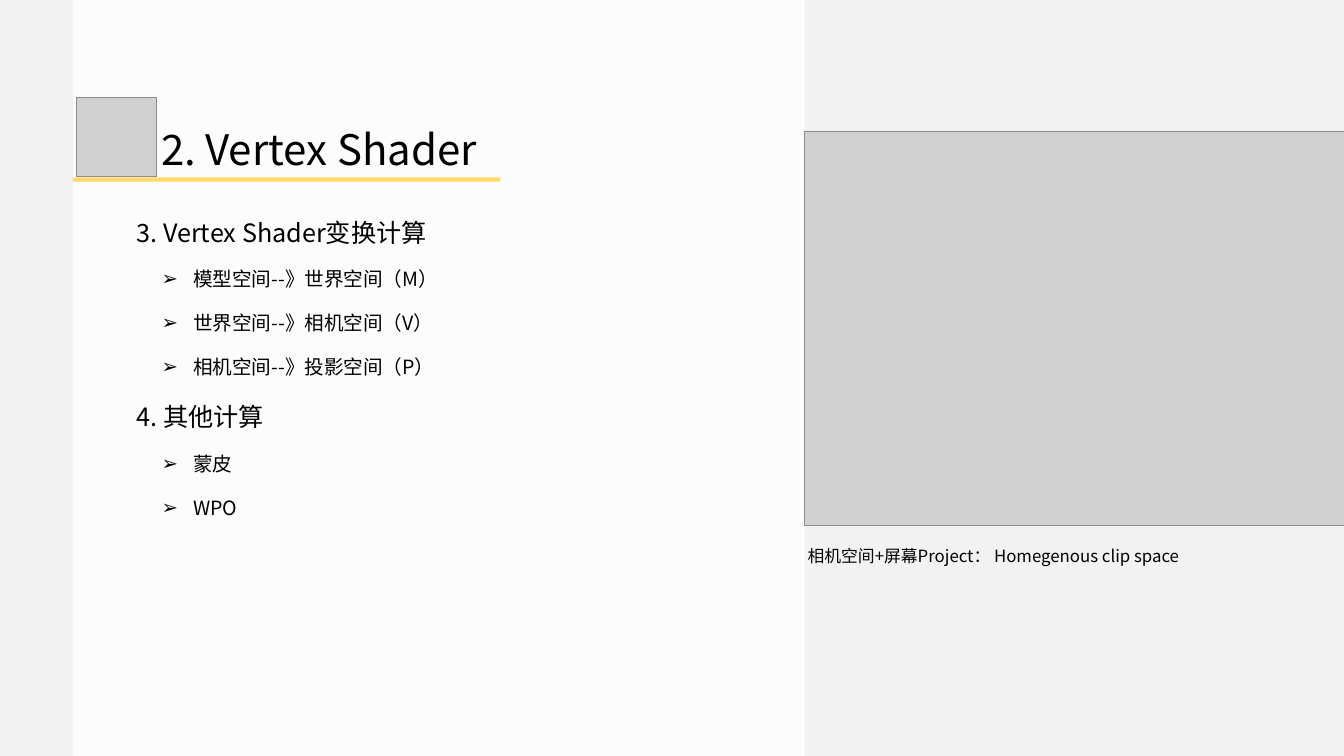
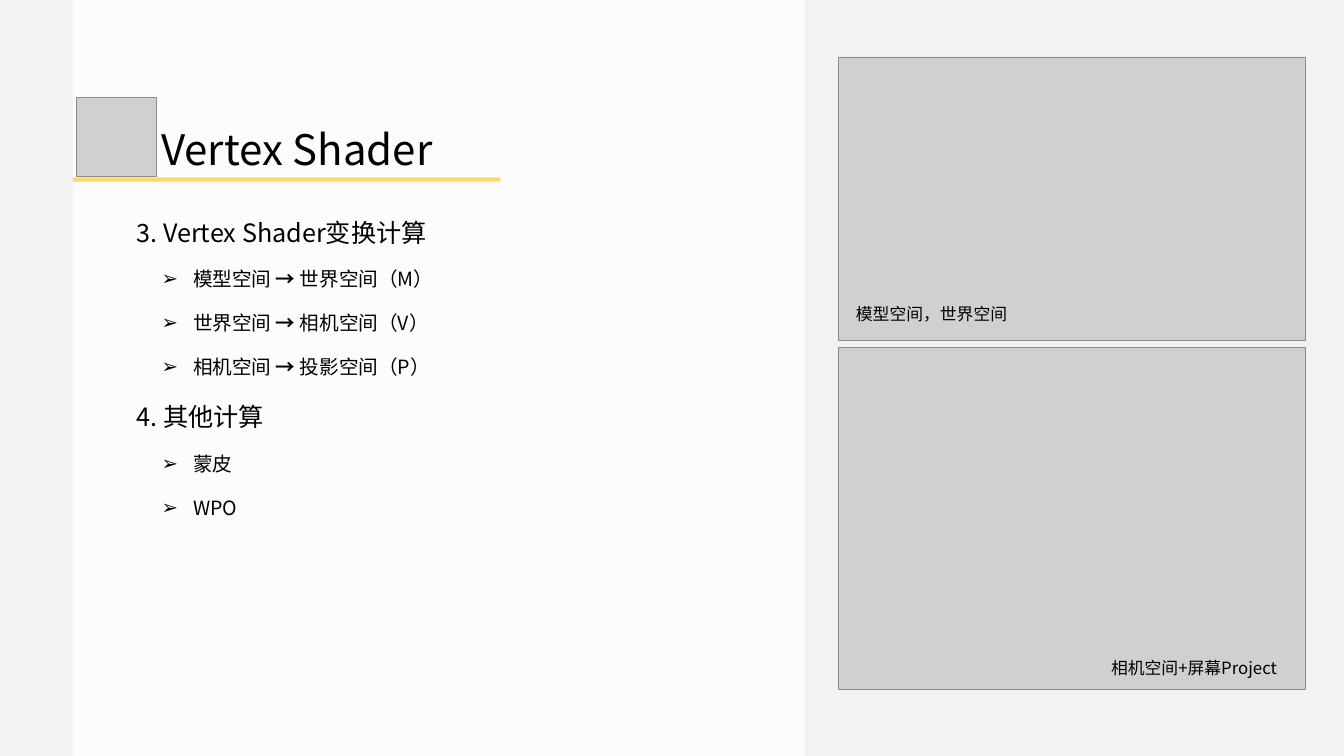
Before and after one commit to doomlover/KSGameEngineTutorials, a slide deck: slide 16 of PPTs/03.深入DX12绘制一.pptx (slide 15 before the commit). Drawn at 1344x756 pixels with LibreOffice and Linux fonts; fonts in the diff are those of the drawing; grey boxes stand for pictures. Boxes give left, top, right and bottom in pixels: in the first picture for what was removed or moved away, otherwise in the second. Text is boxed around its words. In the diff, an @@ line names an element or a change of style, - is before the commit and + after.

```diff
--- a/PPTs/03.深入DX12绘制一.pptx
+++ b/PPTs/03.深入DX12绘制一.pptx
@@ picture added at (838,57,1305,341) @@
@@ text at (161,131,433,166): text changed @@
-2. Vertex Shader
+Vertex Shader
@@ text at (193,269,433,376): text changed @@
-  ➢ 模型空间--》世界空间（M）
-  ➢ 世界空间--》相机空间（V）
-  ➢ 相机空间--》投影空间（P）
+  ➢ 模型空间 → 世界空间（M）
+  ➢ 世界空间 → 相机空间（V）
+  ➢ 相机空间 → 投影空间（P）
@@ text added at (856,306,1007,322), 24 pt, text #000000 @@
+模型空间，世界空间
@@ picture: place and size @@
-picture at (805,132,1344,526)
+picture at (838,348,1305,689)
@@ text at (1111,660,1277,678): text changed @@
-相机空间+屏幕Project： Homegenous clip space
+相机空间+屏幕Project
```
Also in this commit, not shown: 24 other slides changed, 5 slides added, 1 slide removed, 1 other file.
